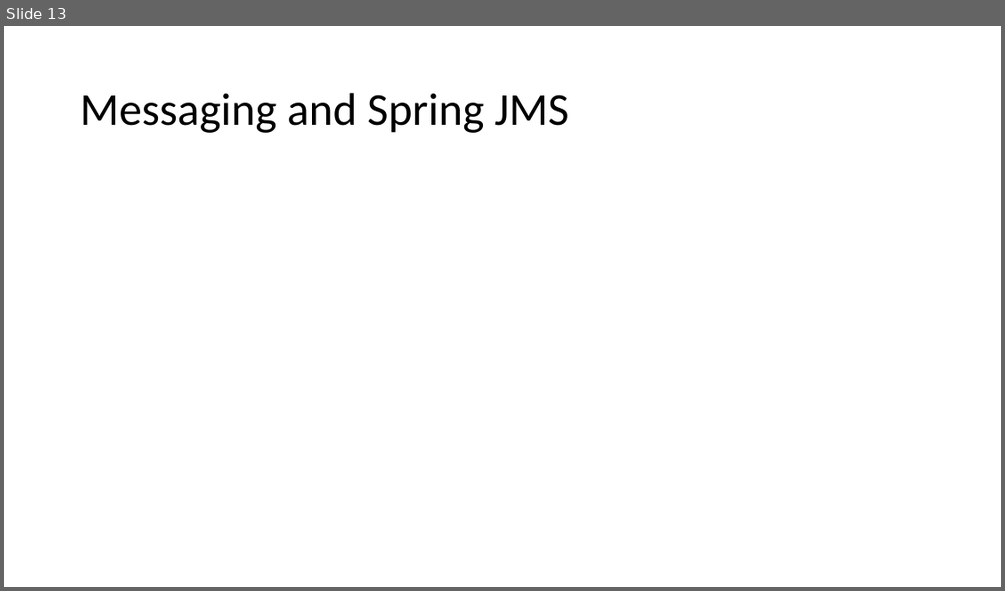
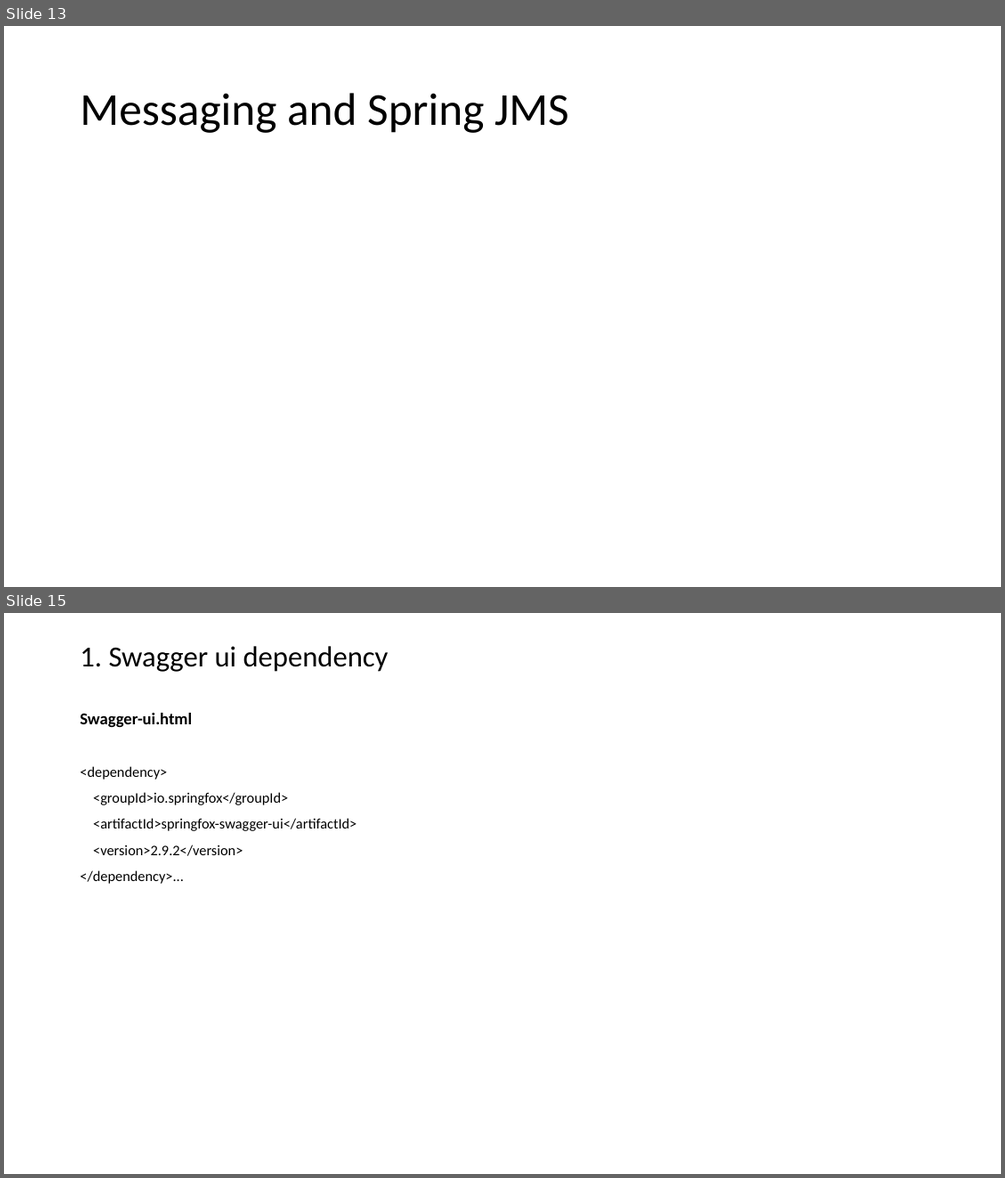
Before and after one commit to shi514652697/Resources, a slide deck: SpringBootPPT/SpringBootFundamental.pptx. Shown one above the other, each under a label of ours: slide 13 before the commit, slides 13 and 15 after it; the slides between them are not shown. The pictures are 1005x591 and 1005x1178 pixels, drawn with LibreOffice and Linux fonts; fonts in the diff are those of the drawing. Boxes give left, top, right and bottom in pixels: in the first picture for what was removed or moved away, otherwise in the second. Text is boxed around its words. In the diff, an @@ line names an element or a change of style, - is before the commit and + after.

```diff
--- a/SpringBootPPT/SpringBootFundamental.pptx
+++ b/SpringBootPPT/SpringBootFundamental.pptx
@@ slide 15 added at <box>4,613,1001,1174</box>, background #FFFFFF @@
@@ text added at <box>80,646,388,884</box>, 14 pt, text #000000 @@
+1. Swagger ui dependency
+Swagger-ui.html
+<dependency>
+<groupId>io.springfox</groupId>
+<artifactId>springfox-swagger-ui</artifactId>
+<version>2.9.2</version>
+</dependency>...
```
Also in this commit, not shown: 1 slide changed, 1 other slide added, 2 slides removed.
